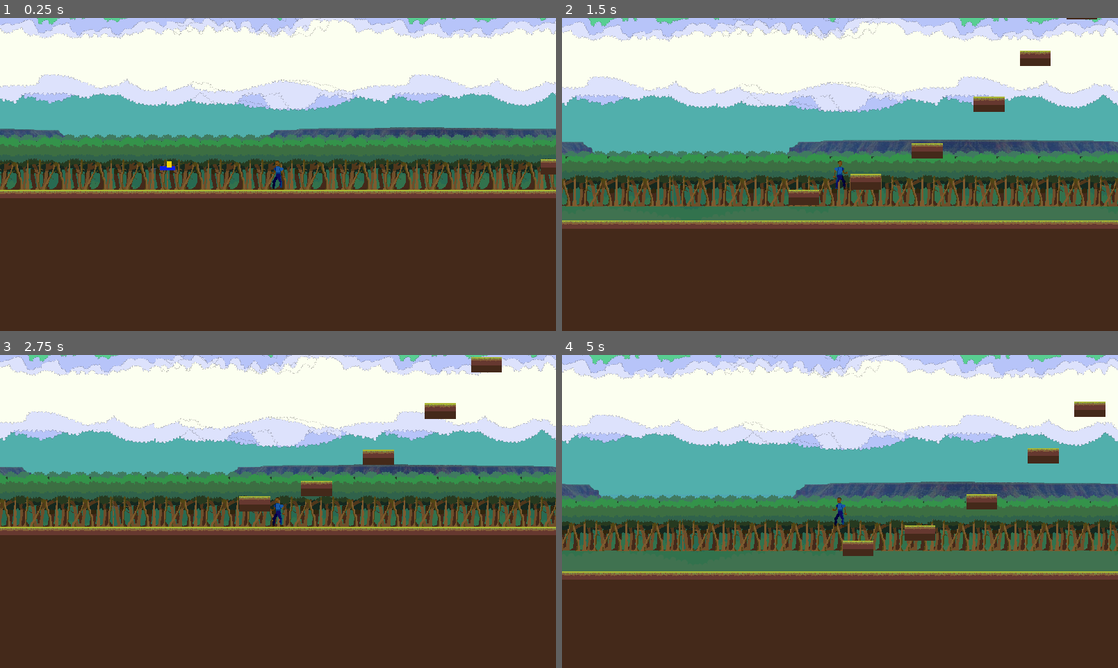
Above: before the commit, frames 1-4 (two rows, left to right).
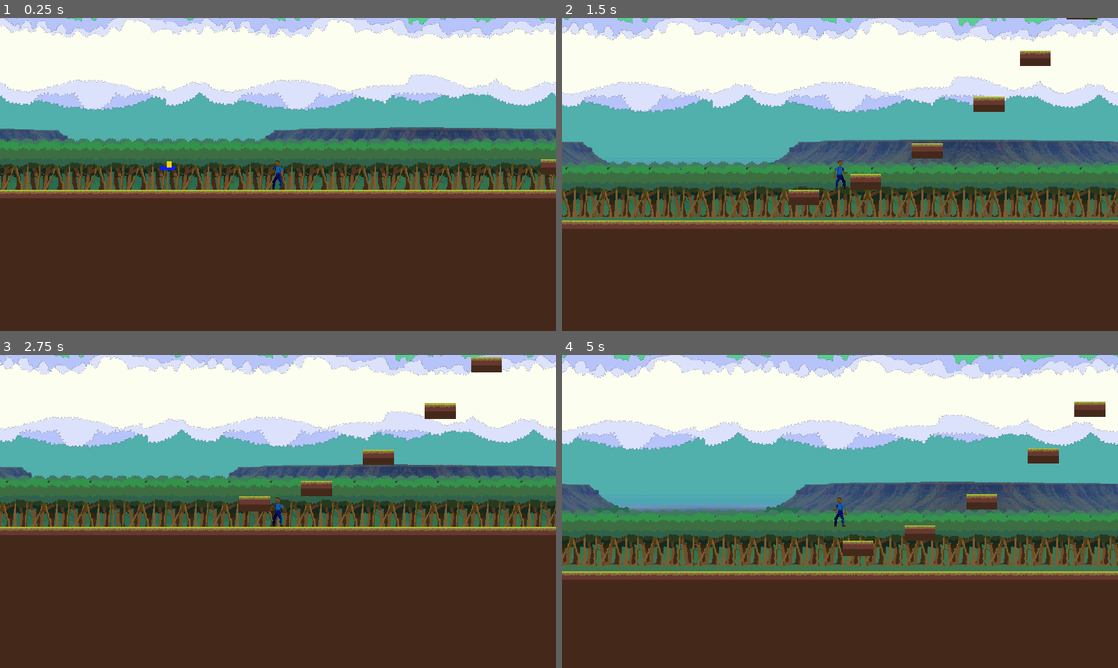
Above: after the commit, the same moments.

Repository: LuizzDutra/Remorse-of-Blue-Pen
Game: Godot game, scene res://Scenes/Levels/Level1.tscn
Two runs of this game, one before a commit and one after it. Both use one fixed random seed, a clock stepped at 60 frames per second and the inputs below. This scene is started directly instead of the project's main scene.
Inputs (mouse positions are in pixels of both pictures, inside the frame that each line leads up to):
- Up to frame 1 (0.25 s): no input
- Up to frame 2 (1.5 s): move the mouse to (962, 158) at 0.52 s; hold Shift (dash) 0.53-1.28 s; hold D (move_right) from 0.53 s (still down); tap W (jump) at 0.77 s; move the mouse to (728, 190) at 1.27 s; tap E (interact) at 1.35 s
- Up to frame 3 (2.75 s): tap W (jump) at 1.52 s; move the mouse to (333, 442) at 2.02 s; release D (move_right) at 2.03 s; hold A (move_left) from 2.03 s (still down); right-click (333, 442) at 2.1 s
- Up to frame 4 (5 s): move the mouse to (812, 574) at 2.77 s; release A (move_left) at 2.78 s; hold D (move_right) 2.78-4.28 s; click (812, 574) at 2.85 s; tap W (jump) at 3.02, 3.77, 4.52 s; move the mouse to (1006, 558) at 3.52 s; hold Shift (dash) 3.53-4.28 s; move the mouse to (673, 464) at 4.27 s; hold A (move_left) from 4.28 s (still down); tap E (interact) at 4.35 s

The runs differ from the first frame. In frame 1, 12% of the frame differs, in the area x 0-100%, y 0-55%; in frame 2, 21%; in frame 3, 13%; in frame 4, 24%, in the area x 0-100%, y 0-68%.
Error in both runs: Attempt to call function 'add_child' in base 'null instance' on a null instance. (res://Scripts/Receiver.gd:20)

Commit message:
parallax adjusments

Diff:
--- a/Scenes/Levels/LevelBase.tscn
+++ b/Scenes/Levels/LevelBase.tscn
@@ -11,6 +11,7 @@
 [ext_resource path="res://Assets/Sprites/parallax/Blue_Pen_Nuvem3.png" type="Texture" id=9]
 [ext_resource path="res://Assets/Sprites/parallax/Blue_Pen_Nuvem1.png" type="Texture" id=10]
 [ext_resource path="res://Assets/Sprites/parallax/Blue_Pen_Cenario_Cerrado.png" type="Texture" id=11]
+[ext_resource path="res://Scripts/Cloud.gd" type="Script" id=12]
 
 [node name="Level" type="Node2D"]
 script = ExtResource( 7 )
@@ -42,7 +43,9 @@
 [node name="Cloud1" type="ParallaxLayer" parent="ParallaxBackground"]
 motion_scale = Vector2( 0.05, 0.1 )
 motion_offset = Vector2( 0, -450 )
-motion_mirroring = Vector2( 1280, 0 )
+motion_mirroring = Vector2( 1920, 0 )
+script = ExtResource( 12 )
+speed = 5
 
 [node name="Sprite" type="Sprite" parent="ParallaxBackground/Cloud1"]
 scale = Vector2( 1.5, 1.5 )
@@ -54,7 +57,8 @@
 [node name="Cloud2" type="ParallaxLayer" parent="ParallaxBackground"]
 motion_scale = Vector2( 0.06, 0.11 )
 motion_offset = Vector2( 0, -450 )
-motion_mirroring = Vector2( 1280, 0 )
+motion_mirroring = Vector2( 1920, 0 )
+script = ExtResource( 12 )
 
 [node name="Sprite2" type="Sprite" parent="ParallaxBackground/Cloud2"]
 scale = Vector2( 1.5, 1.5 )
@@ -66,7 +70,9 @@
 [node name="Cloud3" type="ParallaxLayer" parent="ParallaxBackground"]
 motion_scale = Vector2( 0.07, 0.12 )
 motion_offset = Vector2( 0, -450 )
-motion_mirroring = Vector2( 1280, 0 )
+motion_mirroring = Vector2( 1920, 0 )
+script = ExtResource( 12 )
+speed = 15
 
 [node name="Sprite3" type="Sprite" parent="ParallaxBackground/Cloud3"]
 scale = Vector2( 1.5, 1.5 )
@@ -86,7 +92,7 @@
 centered = false
 
 [node name="Tree1" type="ParallaxLayer" parent="ParallaxBackground"]
-motion_scale = Vector2( 0.2, 0.875 )
+motion_scale = Vector2( 0.2, 1.275 )
 motion_offset = Vector2( 0, 49 )
 motion_mirroring = Vector2( 1920, 0 )
 
@@ -98,7 +104,7 @@
 region_rect = Rect2( 0, 0, 1280, 128 )
 
 [node name="Tree2" type="ParallaxLayer" parent="ParallaxBackground"]
-motion_scale = Vector2( 0.25, 0.887 )
+motion_scale = Vector2( 0.25, 1.288 )
 motion_offset = Vector2( 0, 49 )
 motion_mirroring = Vector2( 1920, 0 )
 
@@ -110,7 +116,7 @@
 region_rect = Rect2( 0, 0, 1280, 128 )
 
 [node name="Tree3" type="ParallaxLayer" parent="ParallaxBackground"]
-motion_scale = Vector2( 0.3, 0.9 )
+motion_scale = Vector2( 0.3, 1.3 )
 motion_offset = Vector2( 0, 49 )
 motion_mirroring = Vector2( 1920, 0 )
 
--- /dev/null
+++ b/Scripts/Cloud.gd
@@ -0,0 +1,8 @@
+extends ParallaxLayer
+
+
+export var speed = 10
+
+
+func _process(delta):
+	motion_offset.x -= speed*delta
Not shown: 1 places in Scenes/Levels/LevelBase.tscn that only renumber resources
